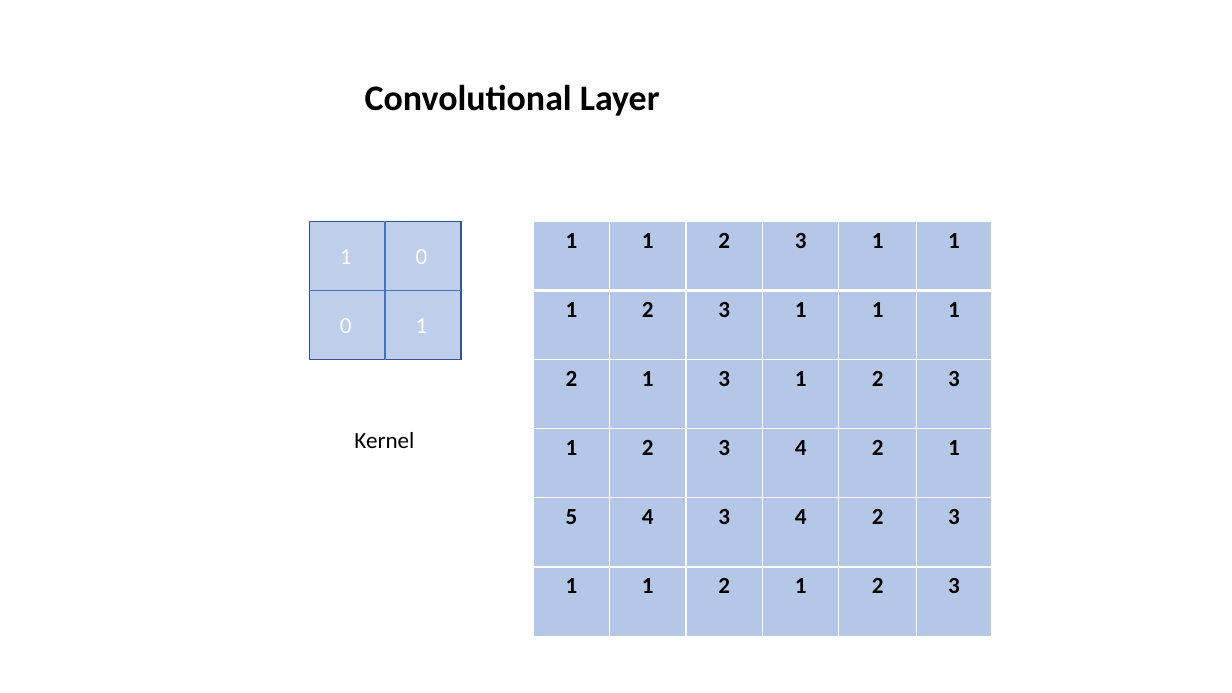
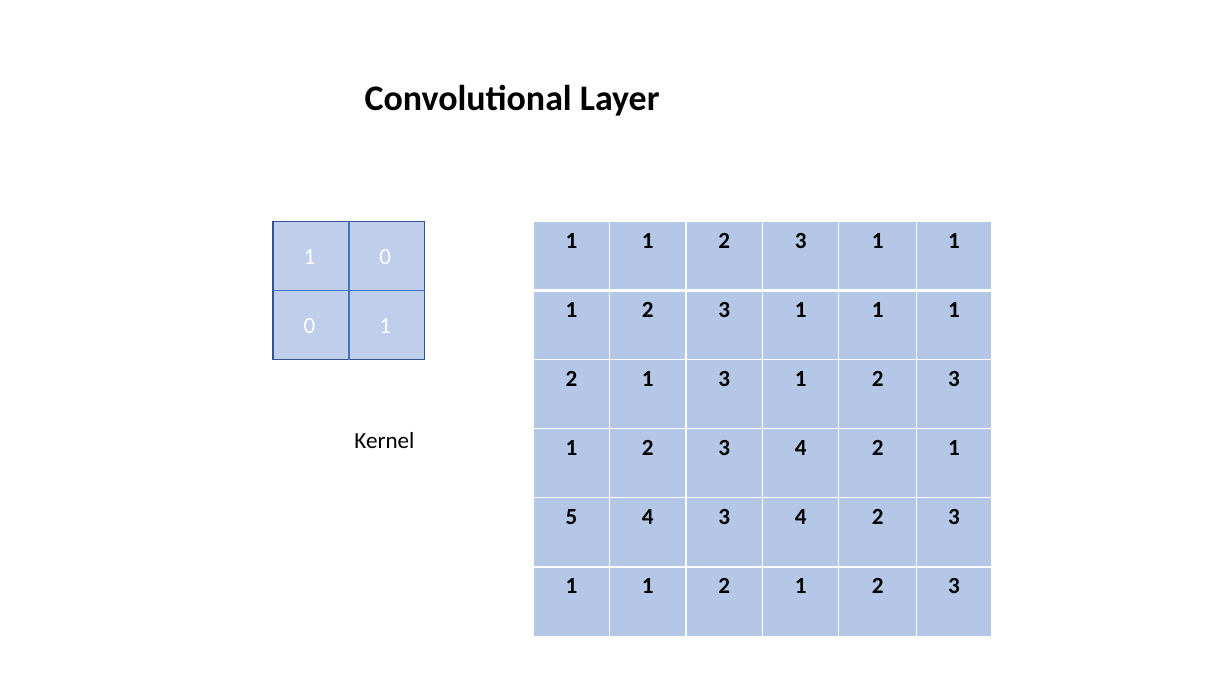
Before and after one commit to nathdip/TeachNeuralNetworks, a slide deck: slide 4 of images/all_images.pptx. Drawn at 1232x693 pixels with LibreOffice and Linux fonts; fonts in the diff are those of the drawing. Boxes give left, top, right and bottom in pixels: in the first picture for what was removed or moved away, otherwise in the second. Text is boxed around its words. In the diff, an @@ line names an element or a change of style, - is before the commit and + after.

```diff
--- a/images/all_images.pptx
+++ b/images/all_images.pptx
@@ 4 texts, 2 lines, 1 rectangle: place and size @@
-4 texts, 2 lines, 1 rectangle at box(310, 222, 461, 360)
+4 texts, 2 lines, 1 rectangle at box(274, 222, 425, 360)
```
Also in this commit, not shown: 1 other file.
